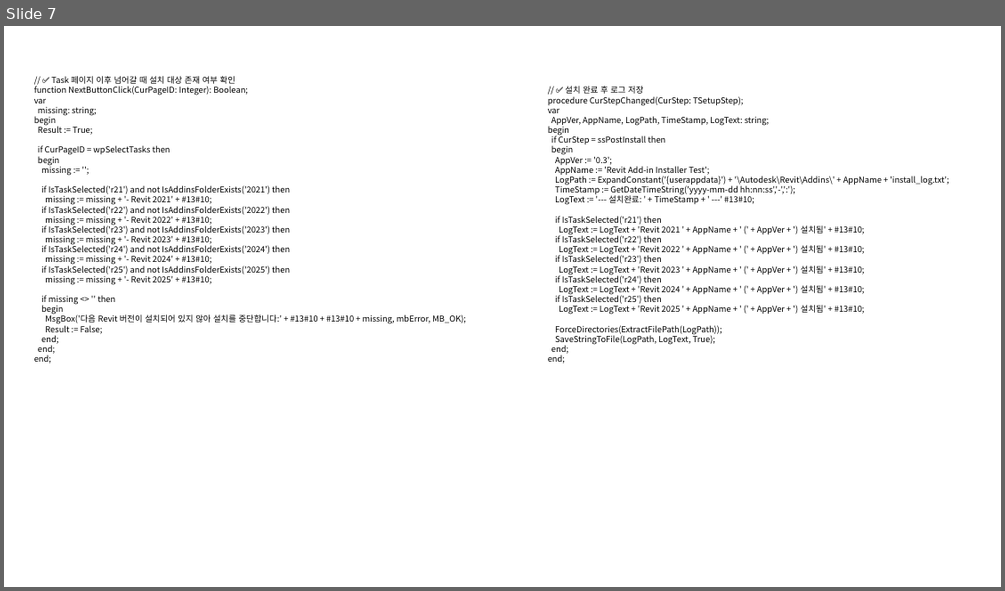
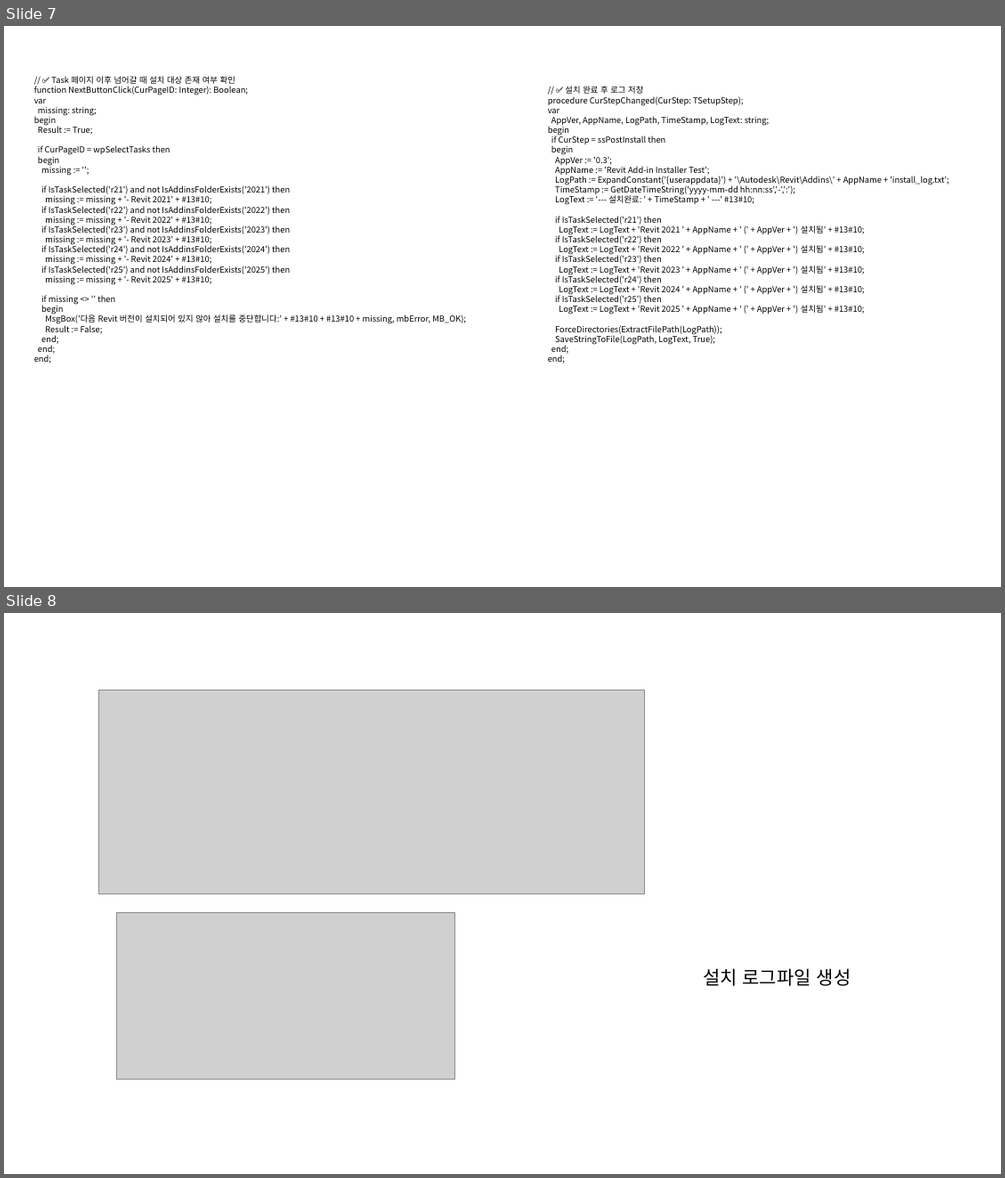
Before and after one commit to cpu624049/Add_in-Setup, a slide deck: setup installer.pptx. Shown one above the other, each under a label of ours: slide 7 before the commit, slides 7 and 8 after it. The pictures are 1005x591 and 1005x1178 pixels, drawn with LibreOffice and Linux fonts; fonts in the diff are those of the drawing; grey boxes stand for pictures. Boxes give left, top, right and bottom in pixels: in the first picture for what was removed or moved away, otherwise in the second. Text is boxed around its words. In the diff, an @@ line names an element or a change of style, - is before the commit and + after.

```diff
--- a/setup installer.pptx
+++ b/setup installer.pptx
@@ slide 8 added at [4, 613, 1001, 1174], background #FFFFFF @@
@@ picture added at [98, 690, 644, 893] @@
@@ picture added at [116, 912, 454, 1078] @@
@@ text added at [703, 968, 851, 986], 18 pt, text #000000 @@
+설치 로그파일 생성
```
Also in this commit, not shown: 2 other slides added, 1 slide removed, 5 other files.
